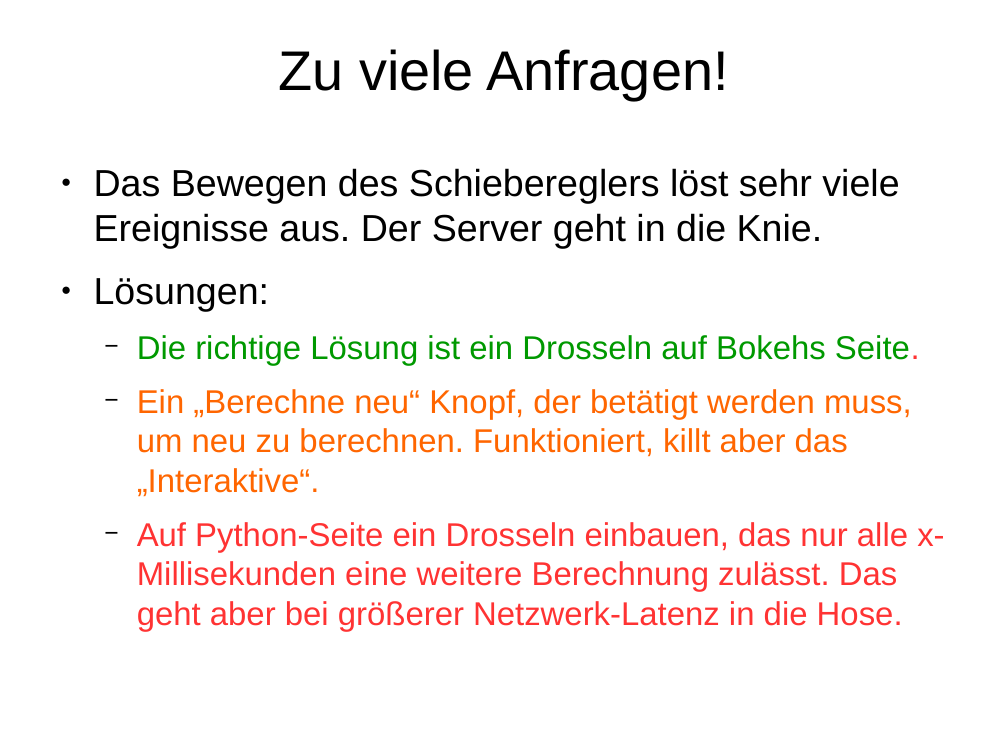
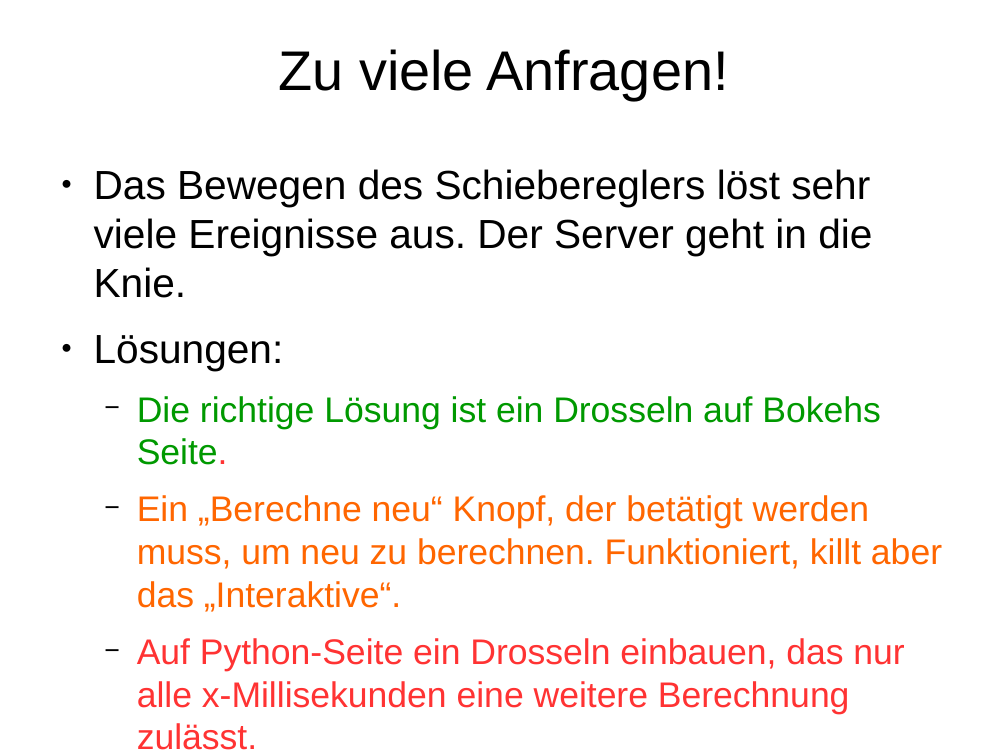
Before and after one commit to Inqbus/python_summit, a slide deck: slide 49 of vortrag/bokeh_sandra.odp (slide 52 before the commit). Drawn at 1008x756 pixels with LibreOffice and Linux fonts; fonts in the diff are those of the drawing. Boxes give left, top, right and bottom in pixels: in the first picture for what was removed or moved away, otherwise in the second. Text is boxed around its words. In the diff, an @@ line names an element or a change of style, - is before the commit and + after.

```diff
--- a/vortrag/bokeh_sandra.odp
+++ b/vortrag/bokeh_sandra.odp
@@ text at [94, 169, 942, 612]: size 29.6 to 32 pt in "Das Bewegen des Schiebereglers löst sehr viele ...", "Lösungen:"; size 25.9 to 28 pt in "Die richtige Lösung ist ein Drosseln auf ...", "Ein „Berechne neu“ Knopf, der betätigt werden ..." @@
@@ text at [137, 638, 904, 750]: text changed; size 25.9 to 28 pt @@
-  − Auf Python-Seite ein Drosseln einbauen, das nur alle x-Millisekunden eine weitere Berechnung zulässt. Das geht aber bei größerer Netzwerk-Latenz in die Hose.
+  − Auf Python-Seite ein Drosseln einbauen, das nur alle x-Millisekunden eine weitere Berechnung zulässt.
```
Also in this commit, not shown: 6 other slides changed.
